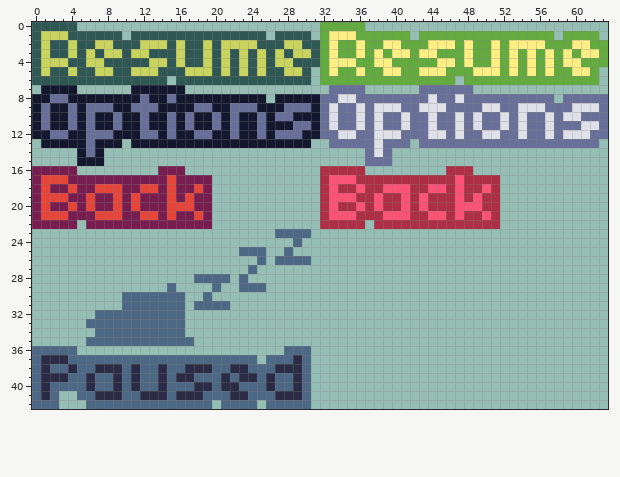
Pixel-art sprite, stored at GMTK JAM/Assets/Sprites/UI/PauseButtons.png. The picture above is the old version.
The file is 64x43 pixels.
And afterwards:
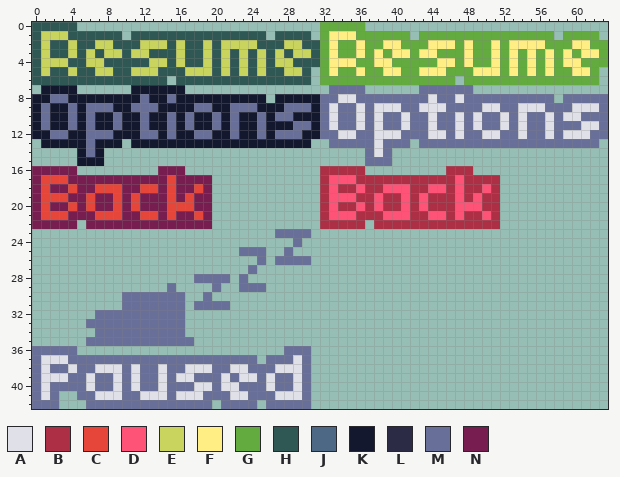
Palette (. is transparent): A #dfe0e8  B #ad2f45  C #e64539  D #ff5277  E #c8d45d  F #ffee83  G #63ab3f  H #2f5753  J #4c6885  K #14182e  L #2b2b45  M #686f99  N #781d4f
Changes in this commit:
The edit turns colour L into colour A in row 37 at x 1 to 3 and 29; in row 38 at x 1, 4, 7 to 9, 11, 14, 17 to 19, 22 to 23 and 27 to 29; in row 39 at x 1 to 3, 6, 9, 11, 14, 16 to 17, 21, 23 to 24, 26 and 29; in row 40 at x 1, 6, 9, 11, 14, 18 to 19, 21 to 22, 26 and 29; in row 41 at x 1, 7 to 9, 12 to 14, 16 to 18, 22 to 23 and 27 to 29.
The edit turns colour J into colour M in row 23 at x 27 to 30; in row 24 at x 29; in row 25 at x 23 to 25 and 28; in row 26 at x 25 and 27 to 30; in row 27 at x 24; in row 28 at x 18 to 21 and 23.
The edit turns colour J into colour M in row 29 at x 15, 20 and 23 to 25; in row 30 at x 10 to 16 and 19; in row 31 at x 10 to 16 and 18 to 21; in row 32 at x 7 to 16; in row 33 at x 6 to 16; in row 34 at x 7 to 16.
The edit turns colour J into colour M in row 35 at x 6 to 17; in row 36 at x 0 to 4 and 28 to 30; in row 37 at x 0, 4 to 24, 26 to 28 and 30; in row 38 at x 0, 2 to 3, 5 to 6, 10, 12 to 13, 15 to 16, 20 to 21, 24 to 26 and 30; in row 39 at x 0, 4 to 5, 7 to 8, 10, 12 to 13, 15, 18 to 20, 22, 25, 27 to 28 and 30; in row 40 at x 0, 2 to 5, 7 to 8, 10, 12 to 13, 15 to 17, 20, 23 to 25, 27 to 28 and 30.
The edit turns colour J into colour M in row 41 at x 0, 2, 5 to 6, 10 to 11, 15, 19 to 21, 24 to 26 and 30; in row 42 at x 0 to 2, 6 to 19, 21 to 24 and 26 to 30.
